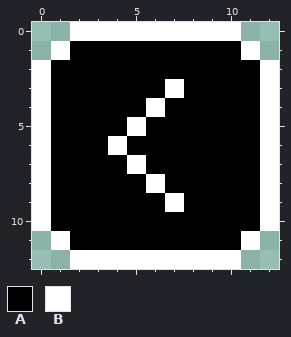
Two versions of one pixel-art file, Sprites/backButton.aseprite. That is the earlier state.
13x13 pixels, 1 frame.
Palette (. is transparent): A #000000  B #ffffff
Once edited:
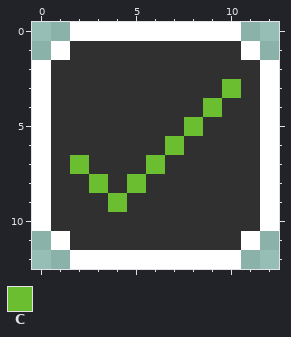
Colours new in this view: C #6abe30
Change:
colour A: #000000 -> #303030
y 3: x 7 B -> A; x 10 A -> C
y 4: x 6 B -> A; x 9 A -> C
y 5: x 5 B -> A; x 8 A -> C
y 6: x 4 B -> A; x 7 A -> C
y 7: x 2 A -> C; x 5..6 BA -> AC
y 8: x 3 A -> C; x 5..6 AB -> CA
y 9: x 4 A -> C; x 7 B -> A
Pixel boxes of the changes (left, top, right, bottom) in both pictures:
changed: (51, 41, 260, 250)
